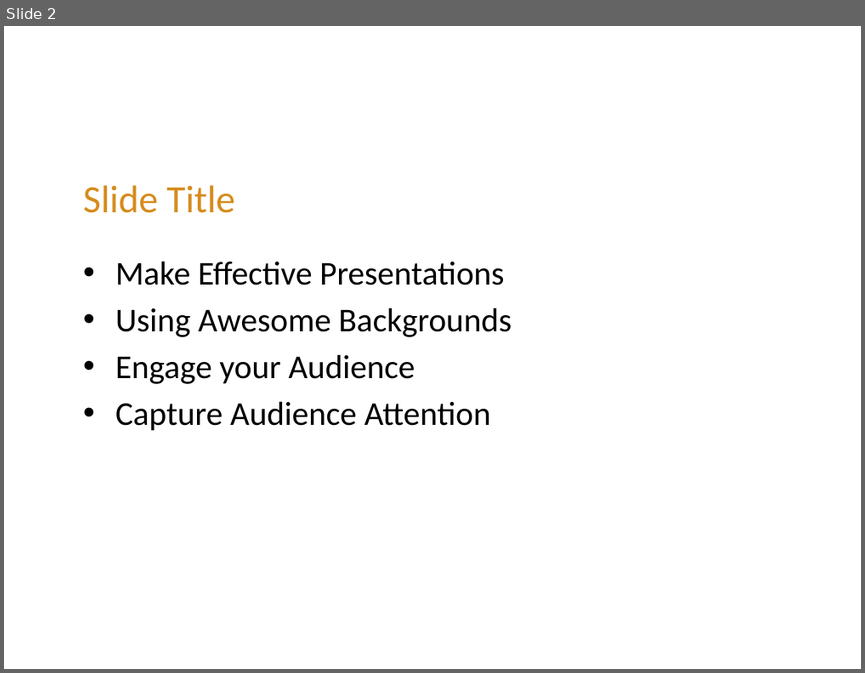
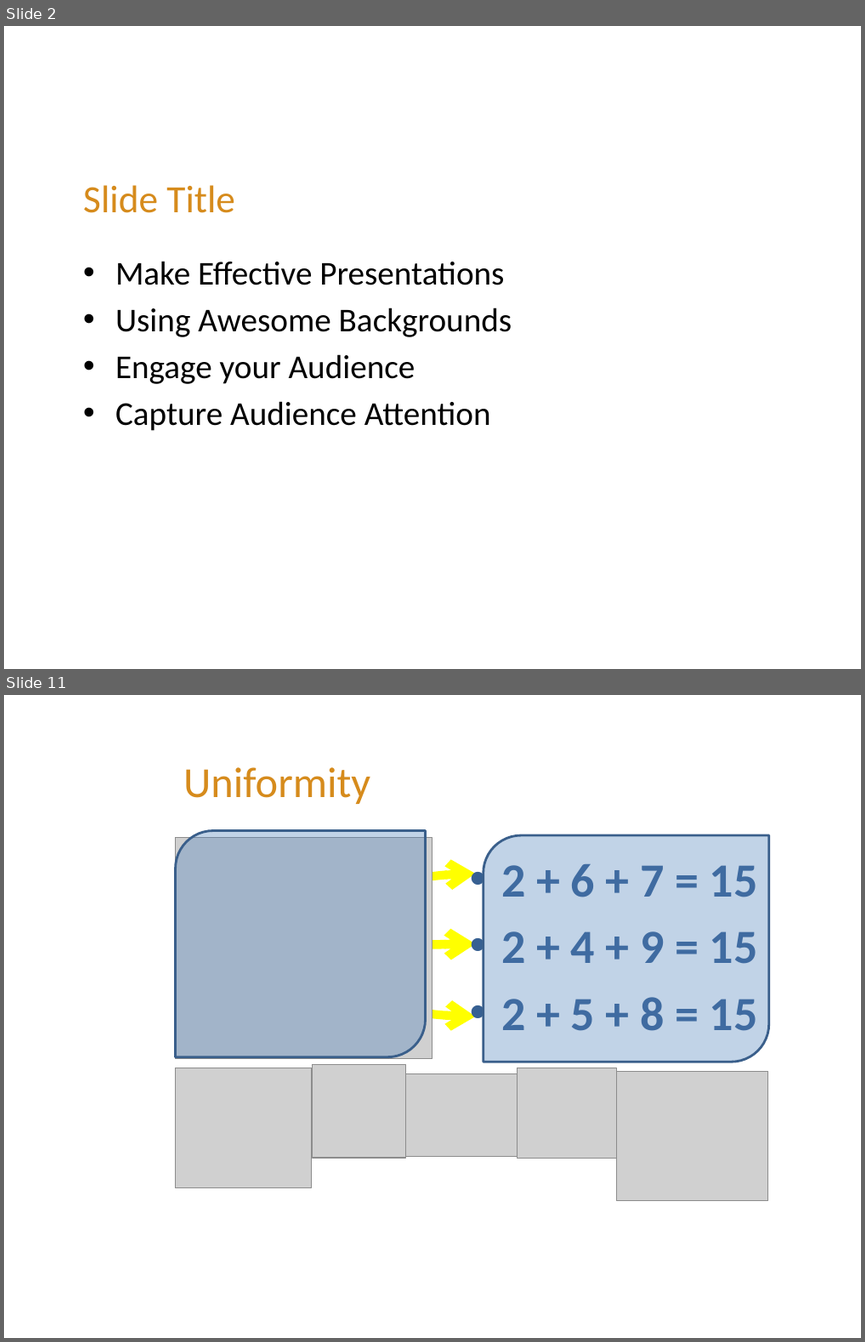
Before and after one commit to FeedMapping/Schema, a slide deck: slide/ppt/Mapping-Out.pptx. Shown one above the other, each under a label of ours: slide 2 before the commit, slides 2 and 11 after it; the slides between them are not shown. The pictures are 865x673 and 865x1342 pixels, drawn with LibreOffice and Linux fonts; fonts in the diff are those of the drawing; grey boxes stand for pictures; background and template pictures are left out. Boxes give left, top, right and bottom in pixels: in the first picture for what was removed or moved away, otherwise in the second. Text is boxed around its words. In the diff, an @@ line names an element or a change of style, - is before the commit and + after.

```diff
--- a/slide/ppt/Mapping-Out.pptx
+++ b/slide/ppt/Mapping-Out.pptx
@@ slide 11 added at [4,695,861,1338], background picture (left out) @@
@@ title added at [183,767,370,804], 36 pt, text #D68B1C @@
+Uniformity
@@ picture added at [176,838,432,1059] @@
@@ round diag rect added at [176,830,426,1056], fill #4F81BD at 35% opacity, outline #3A5F8C 2 pt @@
@@ round diag rect added at [483,835,768,1061], fill #4F81BD at 35% opacity, outline #3A5F8C 2 pt @@
@@ curved arrow added from (182, 863) to (475, 1016), #FFFF00 7.25 pt @@
@@ text added at [502,864,758,1031], 40 pt, text #376092, bold @@
+• 2 + 6 + 7 = 15
+• 2 + 4 + 9 = 15
+• 2 + 5 + 8 = 15
@@ curved arrow added from (182, 1052) to (475, 873), #FFFF00 7.25 pt @@
@@ arrow added from (176, 948) to (475, 943), #FFFF00 7.5 pt @@
@@ picture added at [176,1067,311,1188] @@
@@ picture added at [312,1064,405,1157] @@
@@ picture added at [399,1074,522,1157] @@
@@ picture added at [517,1067,617,1157] @@
@@ picture added at [617,1072,767,1201] @@
```
Also in this commit, not shown: 25 other slides added, 2 slides removed, 1 other file.
